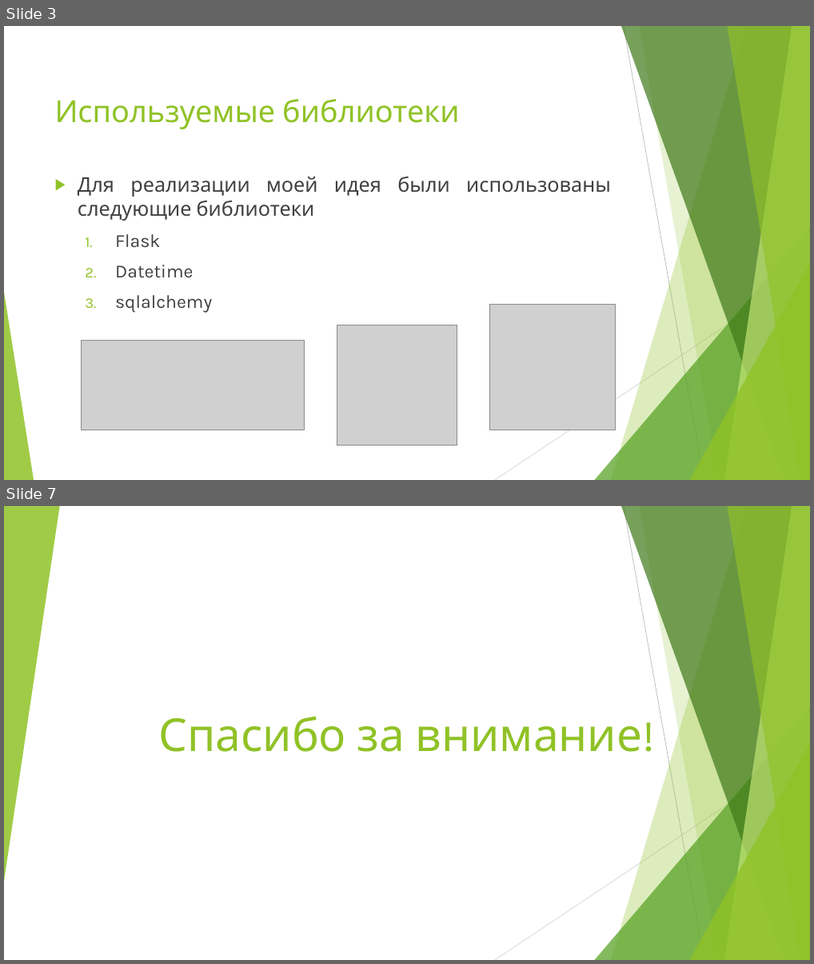
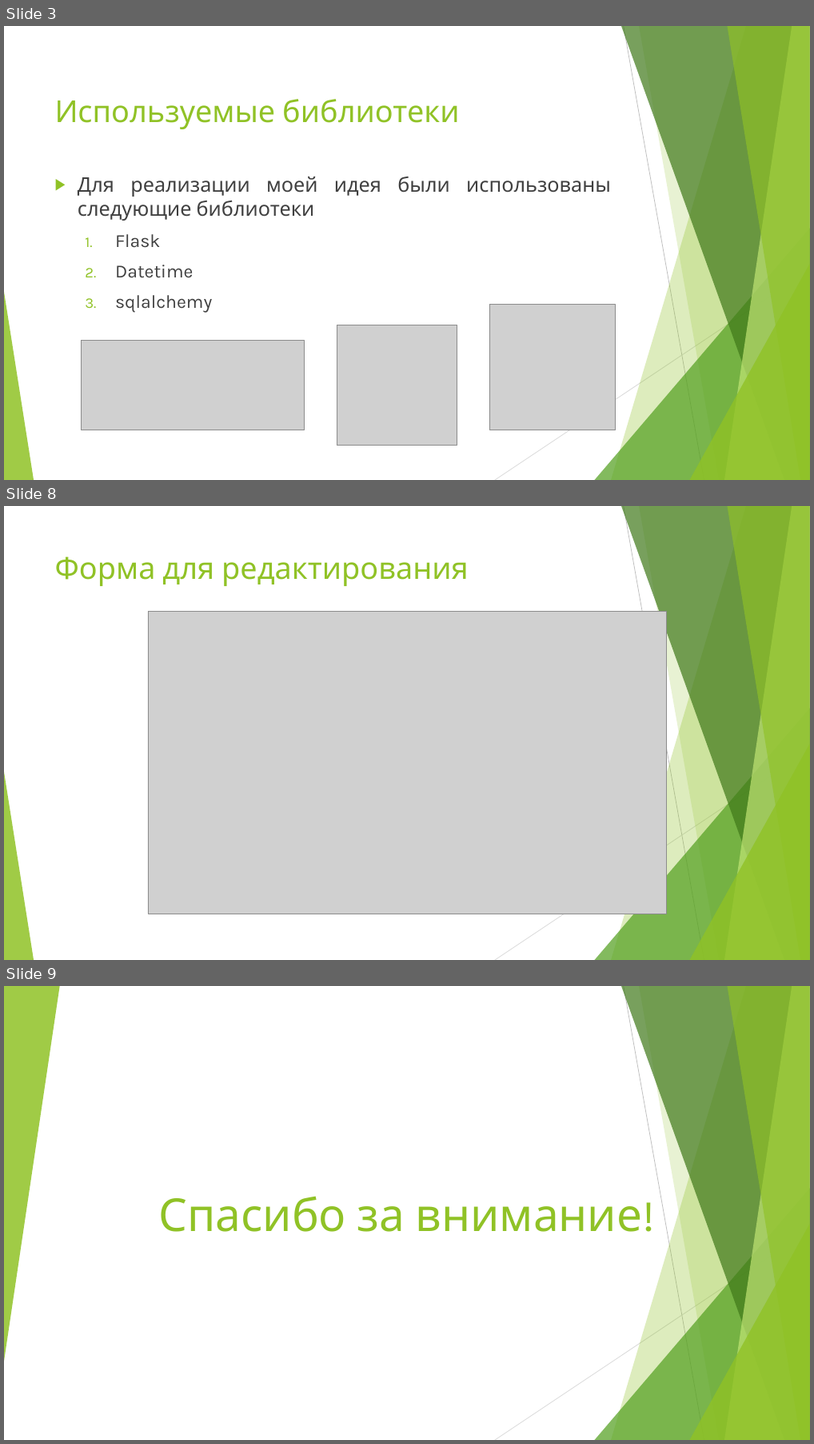
Before and after one commit to Finin1/YP-hometask-site, a slide deck: Ученический электронный дневник.pptx. Shown one above the other, each under a label of ours: slides 3 and 7 before the commit, slides 3, 8 and 9 after it; the slides between them are not shown. The pictures are 814x964 and 814x1444 pixels, drawn with LibreOffice and Linux fonts; fonts in the diff are those of the drawing; grey boxes stand for pictures. Boxes give left, top, right and bottom in pixels: in the first picture for what was removed or moved away, otherwise in the second. Text is boxed around its words. In the diff, an @@ line names an element or a change of style, - is before the commit and + after.

```diff
--- a/Ученический электронный дневник.pptx
+++ b/Ученический электронный дневник.pptx
@@ slide 8 added at bbox=[4, 506, 810, 960], background #FFFFFF; not listed: 10 template elements that a slide beside it also shows @@
@@ title added at bbox=[55, 556, 469, 586], 36 pt, text #90C226 @@
+Форма для редактирования
@@ picture added at bbox=[148, 612, 666, 914] @@
@@ what was slide 7 is now slide 9 @@
```
Also in this commit, not shown: 1 slide changed, 3 other slides added, 2 slides removed, 6 other files.
